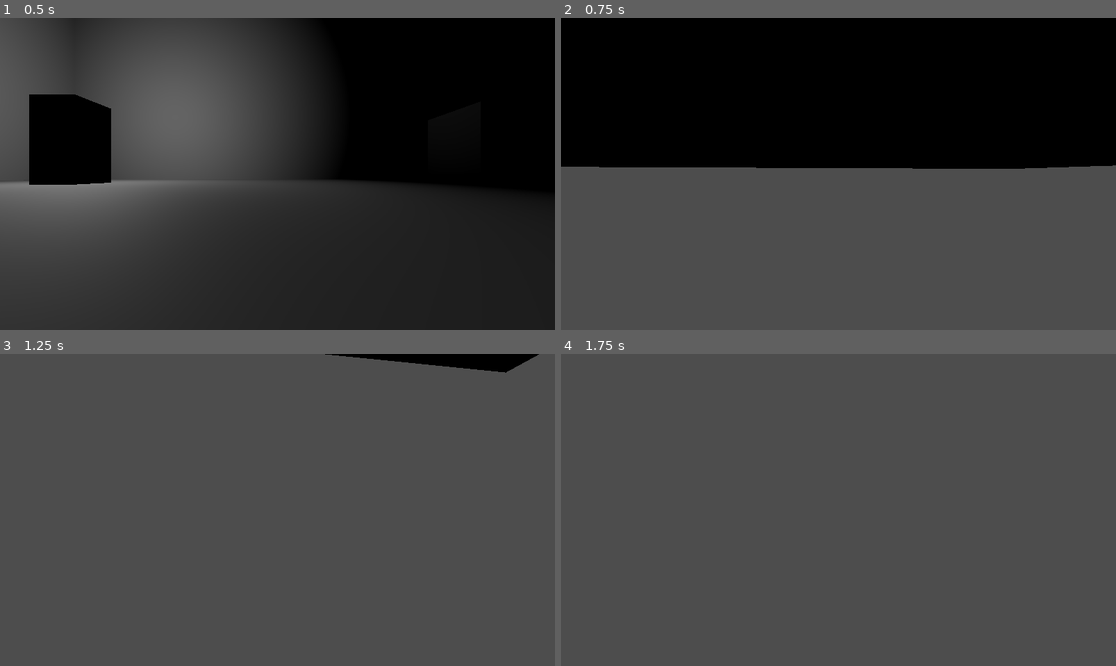
Above: before the commit, frames 1-4 (two rows, left to right).
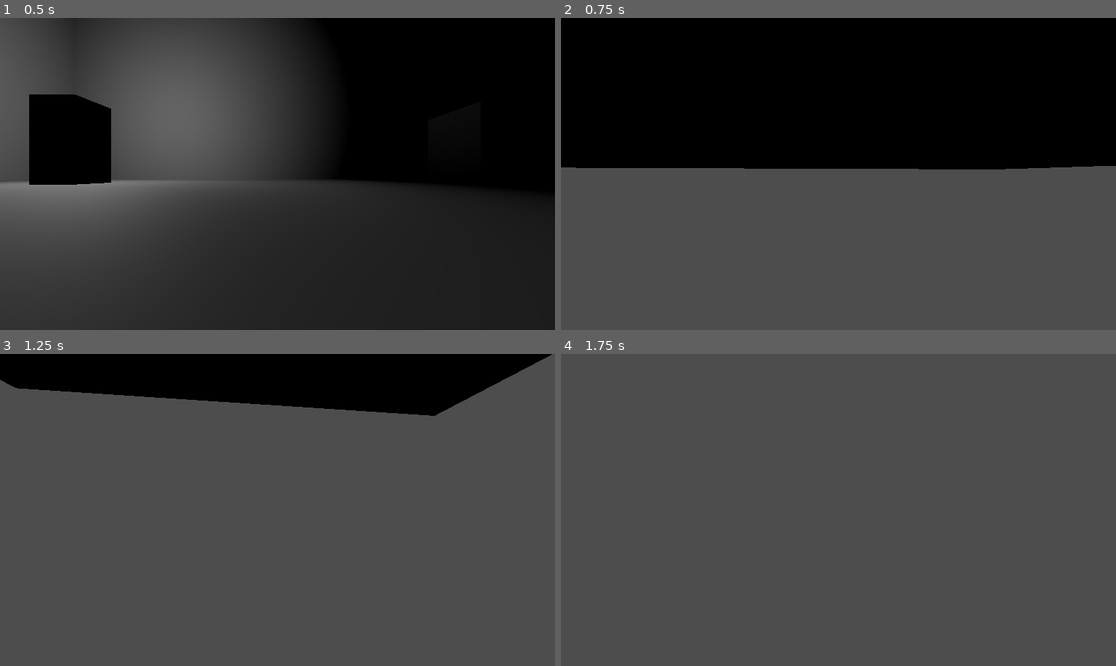
Above: after the commit, the same moments.

Repository: Sydb44/project-chimera
Game: Godot game, scene res://TestHangar.tscn
The game is run twice, just before and just after one commit, with the same random seed, the same clock (stepped at 60 frames per second) and the same inputs. The project has no main scene, so this scene is started directly.
Inputs (mouse positions are in pixels of both pictures, inside the frame that each line leads up to):
- Up to frame 1 (0.5 s): no input
- Up to frame 2 (0.75 s): tap Enter (ui_accept) at 0.5 s; move the mouse to (866, 174) at 0.52 s; hold Up (ui_up) from 0.53 s (still down); tap E (interact) at 0.6 s
- Up to frame 3 (1.25 s): keep holding Up (ui_up); tap Enter (ui_accept) at 0.77 s
- Up to frame 4 (1.75 s): keep holding Up (ui_up); move the mouse to (810, 510) at 1.27 s; tap E (interact) at 1.35 s; tap Enter (ui_accept) at 1.52 s

Frame 1 is identical in both runs. In frame 2, 0.2% of the frame differs, in the area x 0-100%, y 47-49%; in frame 3, 13%, in the area x 0-100%, y 0-20%; in frame 4, nothing differs.

Commit message:
fix(player): correct input actions for wasd movement
Co-Authored-By: ufozn123@gmail.com <ufozn123@gmail.com>

Diff:
--- a/project.godot
+++ b/project.godot
@@ -22,6 +22,26 @@
 "events": [Object(InputEventKey,"resource_local_to_scene":false,"resource_name":"","device":-1,"window_id":0,"alt_pressed":false,"shift_pressed":false,"ctrl_pressed":false,"meta_pressed":false,"pressed":false,"keycode":0,"physical_keycode":70,"key_label":0,"unicode":102,"echo":false,"script":null)
 ]
 }
+forward={
+"deadzone": 0.5,
+"events": [Object(InputEventKey,"resource_local_to_scene":false,"resource_name":"","device":-1,"window_id":0,"alt_pressed":false,"shift_pressed":false,"ctrl_pressed":false,"meta_pressed":false,"pressed":false,"keycode":0,"physical_keycode":87,"key_label":0,"unicode":119,"echo":false,"script":null)
+]
+}
+backward={
+"deadzone": 0.5,
+"events": [Object(InputEventKey,"resource_local_to_scene":false,"resource_name":"","device":-1,"window_id":0,"alt_pressed":false,"shift_pressed":false,"ctrl_pressed":false,"meta_pressed":false,"pressed":false,"keycode":0,"physical_keycode":83,"key_label":0,"unicode":115,"echo":false,"script":null)
+]
+}
+left={
+"deadzone": 0.5,
+"events": [Object(InputEventKey,"resource_local_to_scene":false,"resource_name":"","device":-1,"window_id":0,"alt_pressed":false,"shift_pressed":false,"ctrl_pressed":false,"meta_pressed":false,"pressed":false,"keycode":0,"physical_keycode":65,"key_label":0,"unicode":97,"echo":false,"script":null)
+]
+}
+right={
+"deadzone": 0.5,
+"events": [Object(InputEventKey,"resource_local_to_scene":false,"resource_name":"","device":-1,"window_id":0,"alt_pressed":false,"shift_pressed":false,"ctrl_pressed":false,"meta_pressed":false,"pressed":false,"keycode":0,"physical_keycode":68,"key_label":0,"unicode":100,"echo":false,"script":null)
+]
+}
 
 [rendering]
 
--- a/scripts/player/first_person_controller.gd
+++ b/scripts/player/first_person_controller.gd
@@ -28,7 +28,7 @@
 	if Input.is_action_just_pressed("ui_accept") and is_on_floor():
 		velocity.y = jump_velocity
 
-	var input_dir = Input.get_vector("ui_left", "ui_right", "ui_up", "ui_down")
+	var input_dir = Input.get_vector("left", "right", "forward", "backward")
 	var direction = (transform.basis * Vector3(input_dir.x, 0, input_dir.y)).normalized()
 	if direction:
 		velocity.x = direction.x * speed
